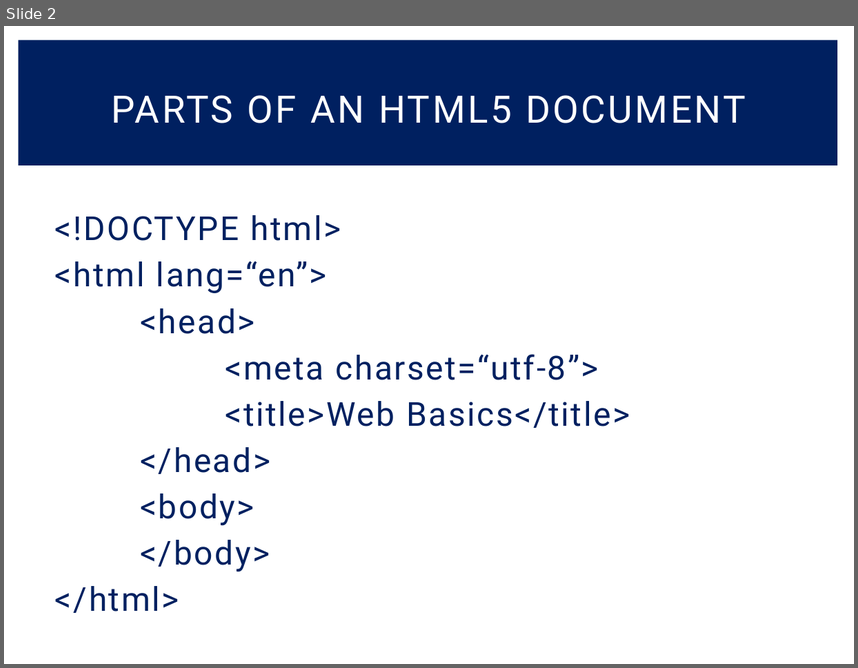
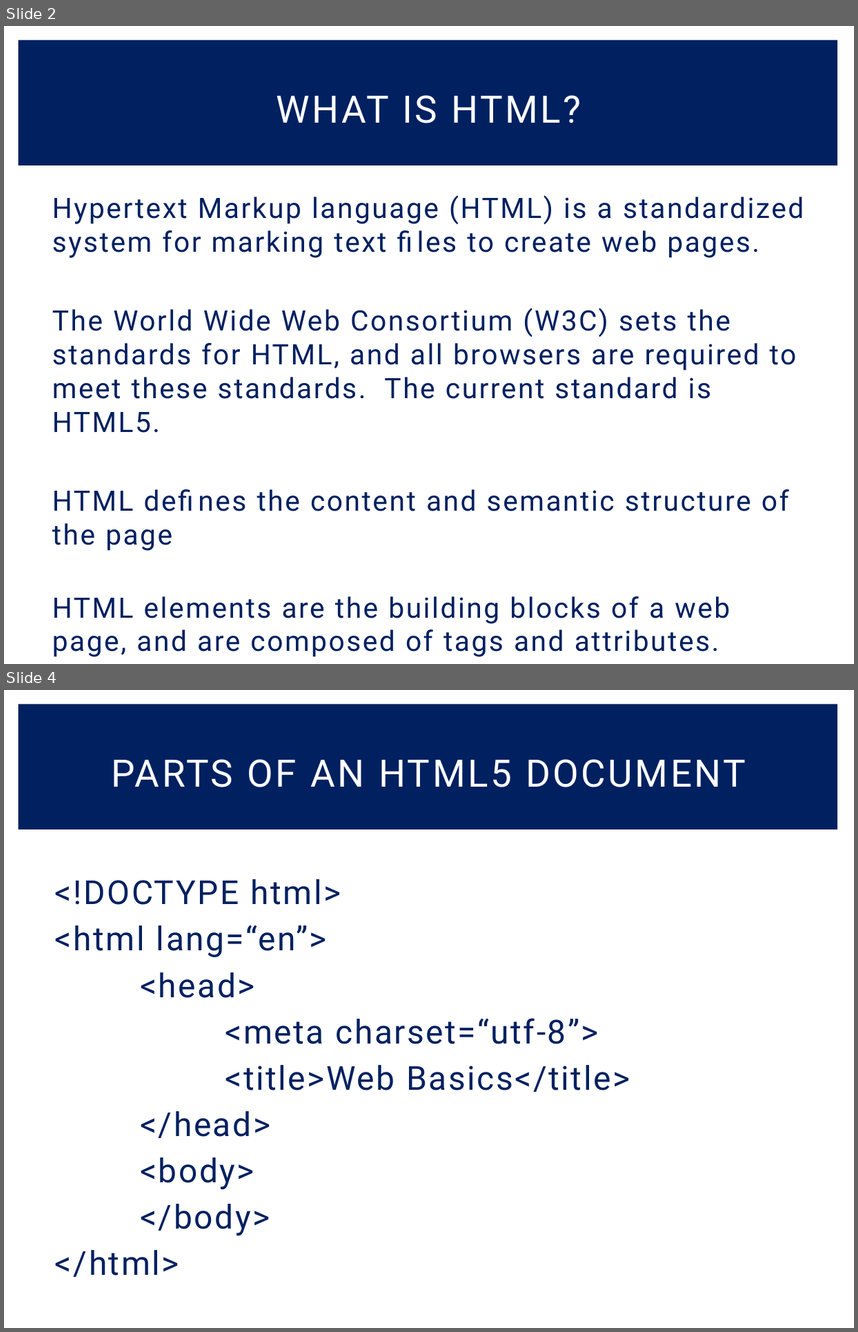
Before and after one commit to ChronoAnomaly/CS-2800, a slide deck: HTML Basics.pptx. Shown one above the other, each under a label of ours: slide 2 before the commit, slides 2 and 4 after it; the slides between them are not shown. The pictures are 858x668 and 858x1332 pixels, drawn with LibreOffice and Linux fonts; fonts in the diff are those of the drawing. Boxes give left, top, right and bottom in pixels: in the first picture for what was removed or moved away, otherwise in the second. Text is boxed around its words. In the diff, an @@ line names an element or a change of style, - is before the commit and + after.

```diff
--- a/HTML Basics.pptx
+++ b/HTML Basics.pptx
@@ slide 2 added at [4,26,854,664], background #FFFFFF; not listed: 1 template element that a slide beside it also shows @@
@@ title added at [277,95,582,123], 32 pt, text #FFFFFF @@
+WHAT IS HTML?
@@ text added at [52,195,804,657], 23.8 pt, text #002060 @@
+Hypertext Markup language (HTML) is a standardized system for marking text files to create web pages.
+The World Wide Web Consortium (W3C) sets the standards for HTML, and all browsers are required to meet these standards. The current standard is HTML5.
+HTML defines the content and semantic structure of the page
+HTML elements are the building blocks of a web page, and are composed of tags and attributes.
@@ what was slide 2 is now slide 4 @@
```
Also in this commit, not shown: 3 slides changed, 14 other slides added, 1 slide removed, 3 other files.
